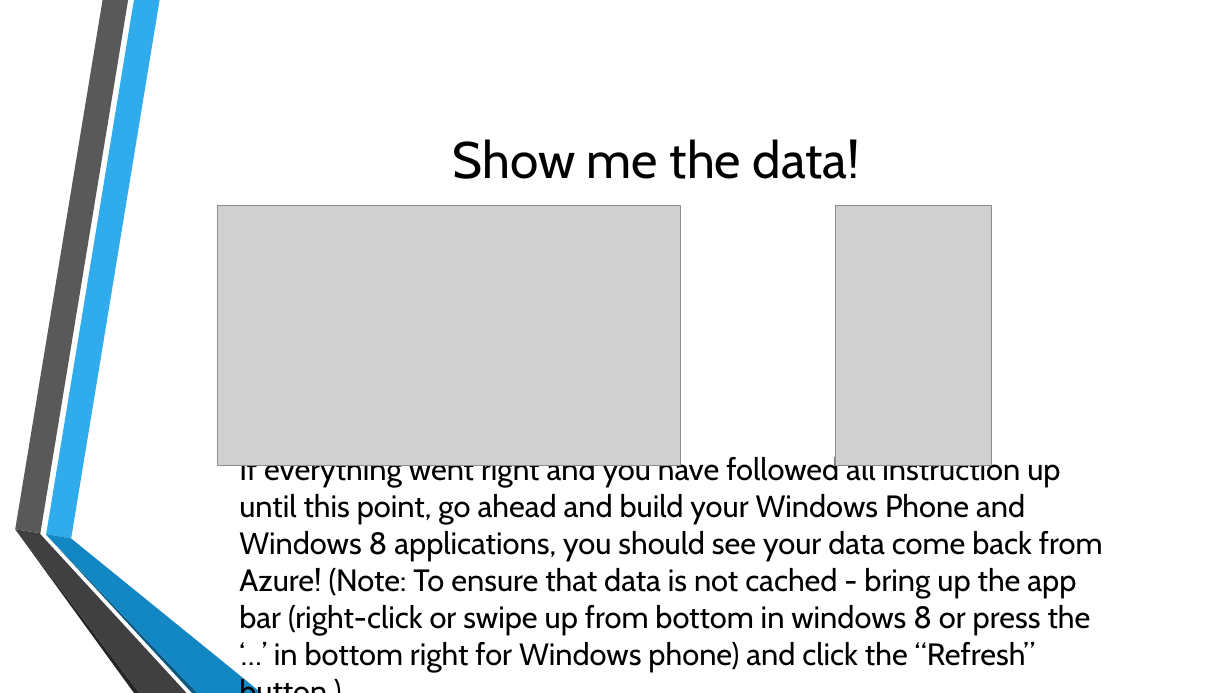
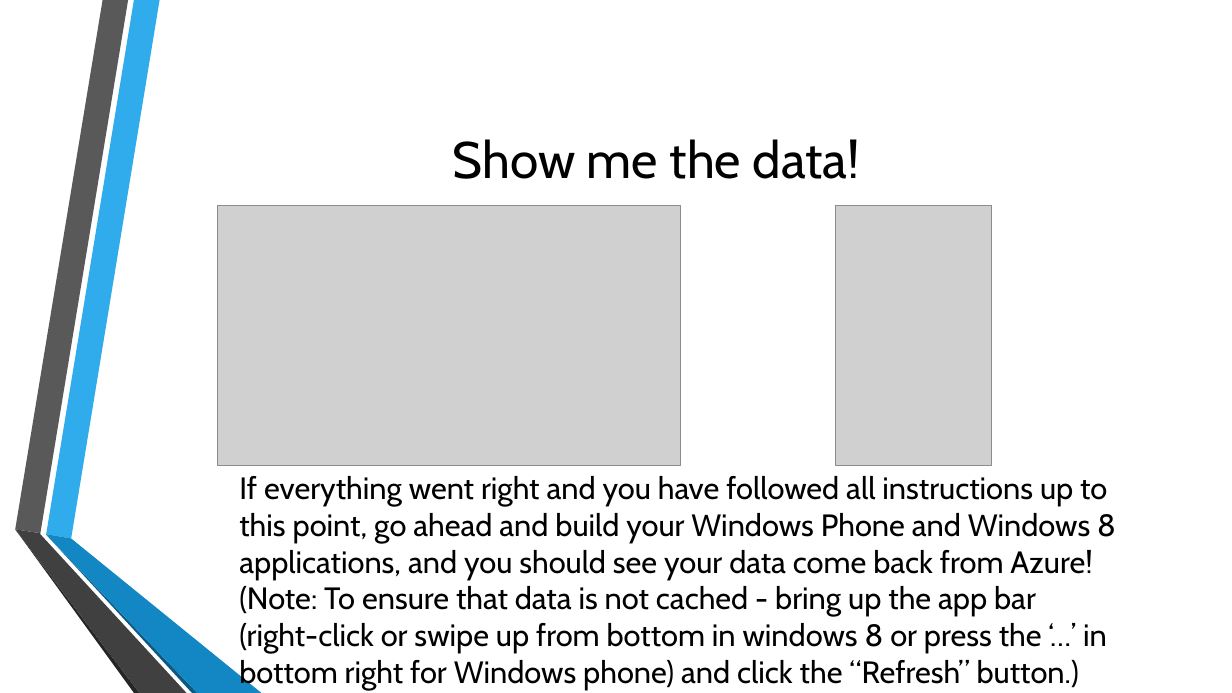
Before and after one commit to toolboc/XPlatformCloudKit, a slide deck: slide 32 of XPlatformCloudkit.pptx (slide 31 before the commit). Drawn at 1232x693 pixels with LibreOffice and Linux fonts; fonts in the diff are those of the drawing; grey boxes stand for pictures; background and template pictures are left out. Boxes give left, top, right and bottom in pixels: in the first picture for what was removed or moved away, otherwise in the second. Text is boxed around its words. In the diff, an @@ line names an element or a change of style, - is before the commit and + after.

Commit message:
Updated Slides

```diff
--- a/XPlatformCloudkit.pptx
+++ b/XPlatformCloudkit.pptx
@@ text at bbox=[239, 476, 1116, 690]: text changed @@
-If everything went right and you have followed all instruction up until this point, go ahead and build your Windows Phone and Windows 8 applications, you should see your data come back from Azure! (Note: To ensure that data is not cached - bring up the app bar (right-click or swipe up from bottom in windows 8 or press the ‘…’ in bottom right for Windows phone) and click the “Refresh” button.)
+If everything went right and you have followed all instructions up to this point, go ahead and build your Windows Phone and Windows 8 applications, and you should see your data come back from Azure! (Note: To ensure that data is not cached - bring up the app bar (right-click or swipe up from bottom in windows 8 or press the ‘…’ in bottom right for Windows phone) and click the “Refresh” button.)
```
Also in this commit, not shown: 3 other slides changed, 1 slide added.
